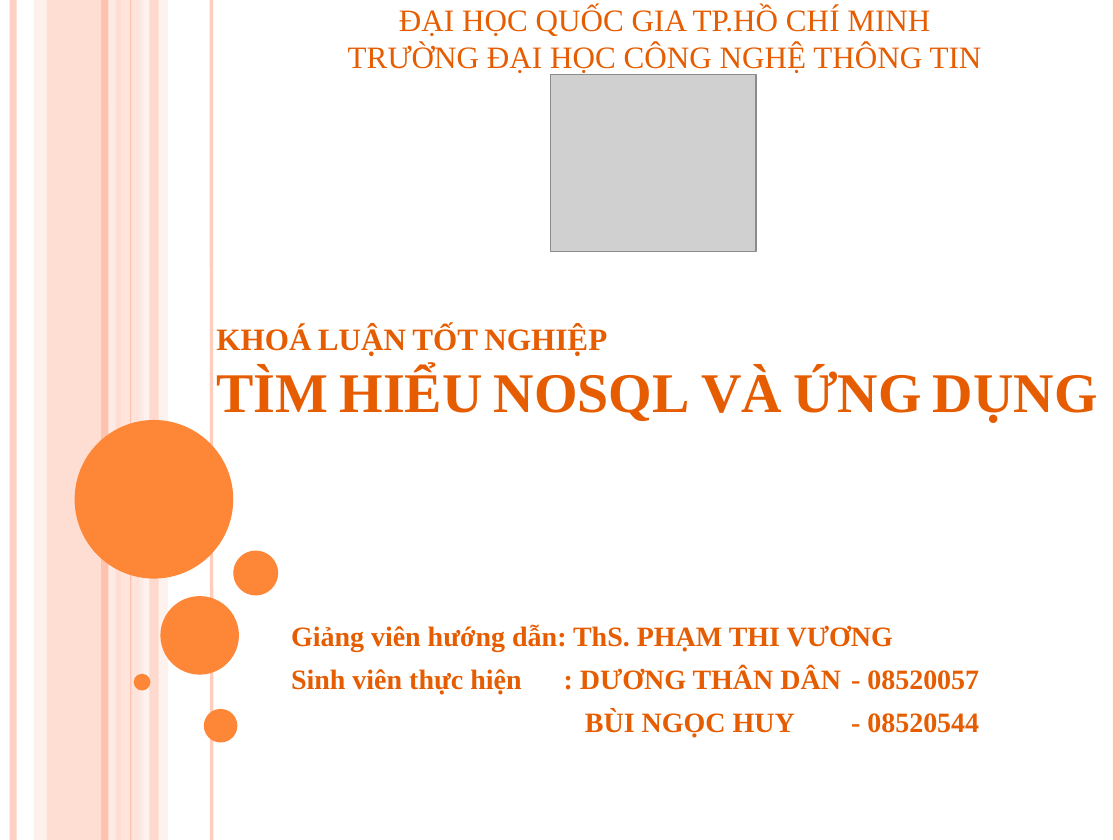
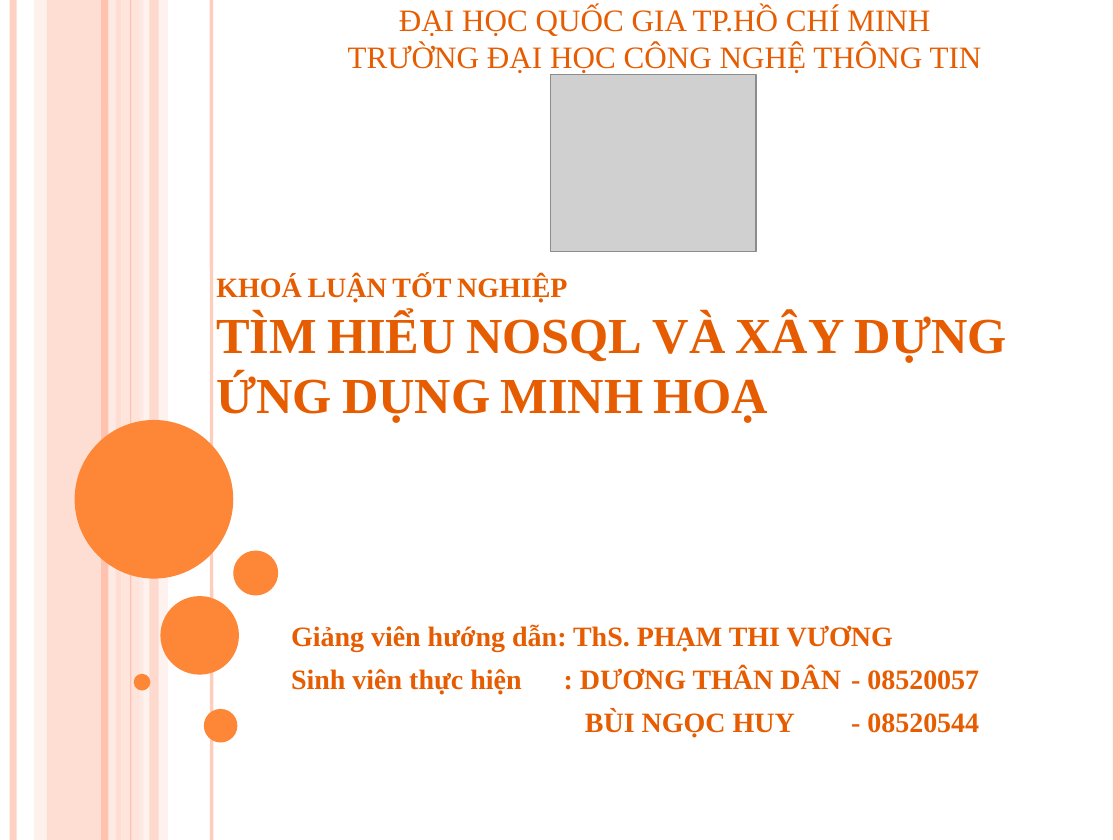
Before and after one commit to geovip/nosqlravendbuit, a slide deck: slide 1 of Document/slide bao cao.pptx. Drawn at 1120x840 pixels with LibreOffice and Linux fonts; fonts in the diff are those of the drawing; grey boxes stand for pictures. Boxes give left, top, right and bottom in pixels: in the first picture for what was removed or moved away, otherwise in the second. Text is boxed around its words. In the diff, an @@ line names an element or a change of style, - is before the commit and + after.

```diff
--- a/Document/slide bao cao.pptx
+++ b/Document/slide bao cao.pptx
@@ title at [216,275,1007,423]: text changed; size 36 to 32.4 pt @@
-KHOÁ LUẬN TỐT NGHIỆP
-TÌM HIỂU NOSQL VÀ ỨNG DỤNG
+KHOÁ LUẬN TỐT NGHIỆP
+TÌM HIỂU NOSQL VÀ XÂY DỰNG ỨNG DỤNG MINH HOẠ
```
Also in this commit, not shown: 1 other slide changed, 2 other files.
